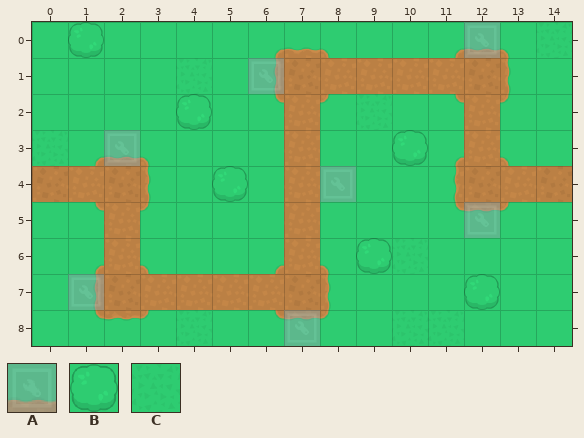
A Tiled map gets an edit: assets/map.tmx. The picture above was drawn from the file before the commit.
Cells are 64x64 px. Shown: x 0..14, y 0..8.
Key: from "kenney-td": A 85, B 130, C 157.
_ is an empty cell.
Objects are placed by their top-left corner, in cells (3,4 is the top-left corner of cell 3,4); size is 1x1 cell unless given.
Layers that did not change in this view are not listed.
Layer "foliage" before, first column x 0:
0 _B____________C
1 ____C__________
2 ____B____C_____
3 C_________B____
4 _____B_________
5 _______________
6 _________BC____
7 ____________B__
8 ____C_____CC___
Layer "tower_markers" before, first column x 0:
0 ____________A__
1 ______A________
2 _______________
3 __A____________
4 ________A______
5 ____________A__
6 _______________
7 _A_____________
8 _______A_______
After the commit:
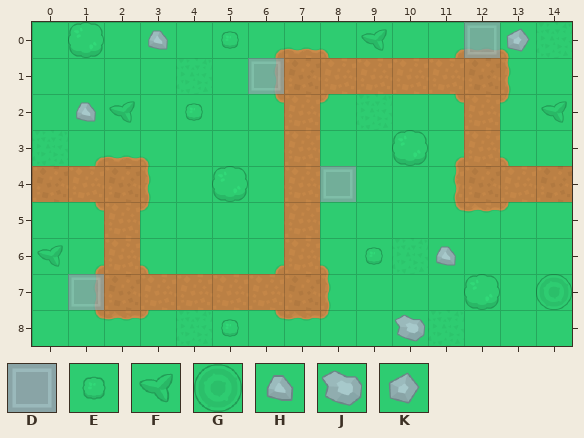
Further tiles: from "kenney-td": D 84, E 131, F 132, G 133, H 135, J 136, K 137.
See-through tiles are keyed as they look on the map.
Changes in this commit:
Changed rows in their new state; . is an unchanged cell.
Layer "foliage":
first column x 1:
0 ..H.E...F...K.
2 HF.E.........F
first column x 0:
6 F........E.H...
7 ..............G
8 .....E....J....
Layer "tower_markers" (removed):
first column x 1:
0 ..........._
1 ....._......
3 ._..........
4 ......._....
5 ..........._
7 _...........
8 ......_.....
Layer "towers" (now shown):
added: D "tower1" at 12,0
added: D "tower2" at 6,1
added: D "tower3" at 8,4
added: D "tower5" at 1,7
